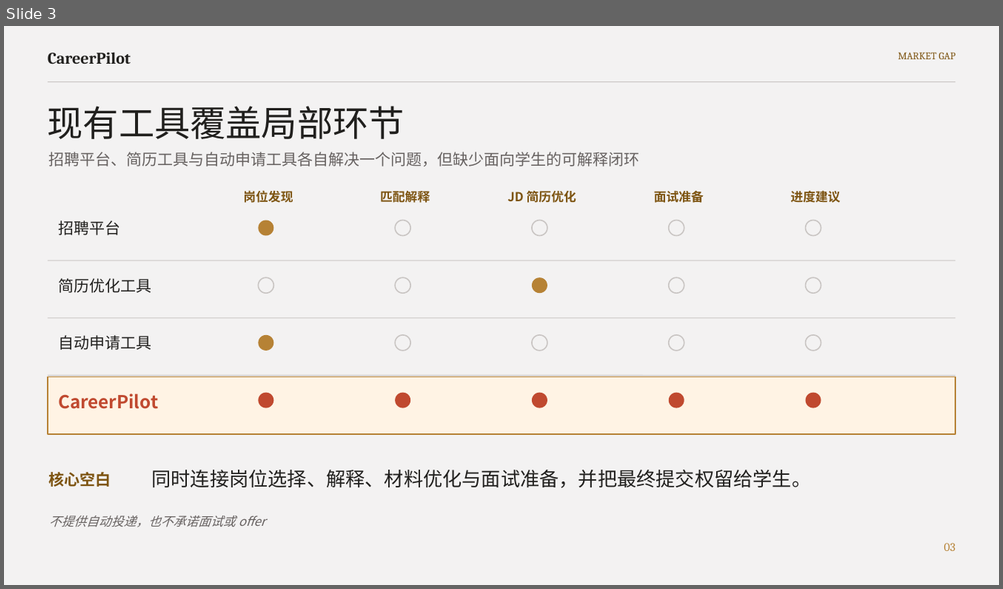
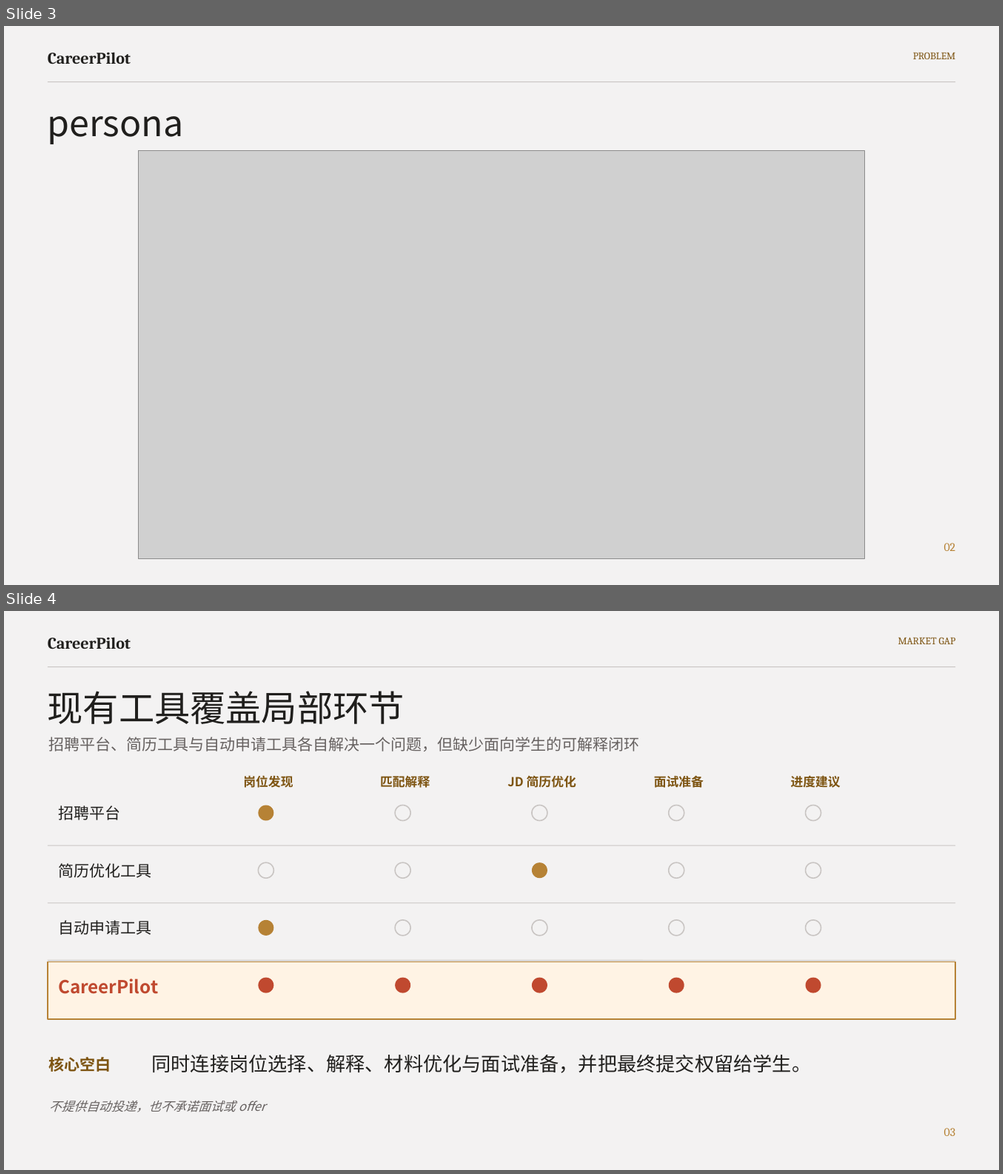
Before and after one commit to Melody5Sun/IRS-v1, a slide deck: IT-CareerPilot-Project-Proposal-Final.pptx. Shown one above the other, each under a label of ours: slide 3 before the commit, slides 3 and 4 after it. The pictures are 1003x589 and 1003x1174 pixels, drawn with LibreOffice and Linux fonts; fonts in the diff are those of the drawing; grey boxes stand for pictures. Boxes give left, top, right and bottom in pixels: in the first picture for what was removed or moved away, otherwise in the second. Text is boxed around its words. In the diff, an @@ line names an element or a change of style, - is before the commit and + after.

```diff
--- a/IT-CareerPilot-Project-Proposal-Final.pptx
+++ b/IT-CareerPilot-Project-Proposal-Final.pptx
@@ slide 3 added at bbox=[4, 26, 999, 585], background #F3F2F2 @@
@@ text added at bbox=[48, 52, 131, 64], 15.8 pt, text #201F1D, bold @@
+CareerPilot
@@ text added at bbox=[913, 52, 956, 59], 9.8 pt, text #7D5411 @@
+PROBLEM
@@ line added from (47, 82) to (956, 82), #C9C5C3 0.75 pt @@
@@ text added at bbox=[48, 116, 184, 144], 34.5 pt, text #201F1D @@
+persona
@@ picture added at bbox=[138, 150, 865, 560] @@
@@ text added at bbox=[944, 543, 956, 551], 11.2 pt, text #B68235 @@
+02
@@ what was slide 3 is now slide 4 @@
```
Also in this commit, not shown: 5 slides changed, 1 slide removed, 2 other files.
